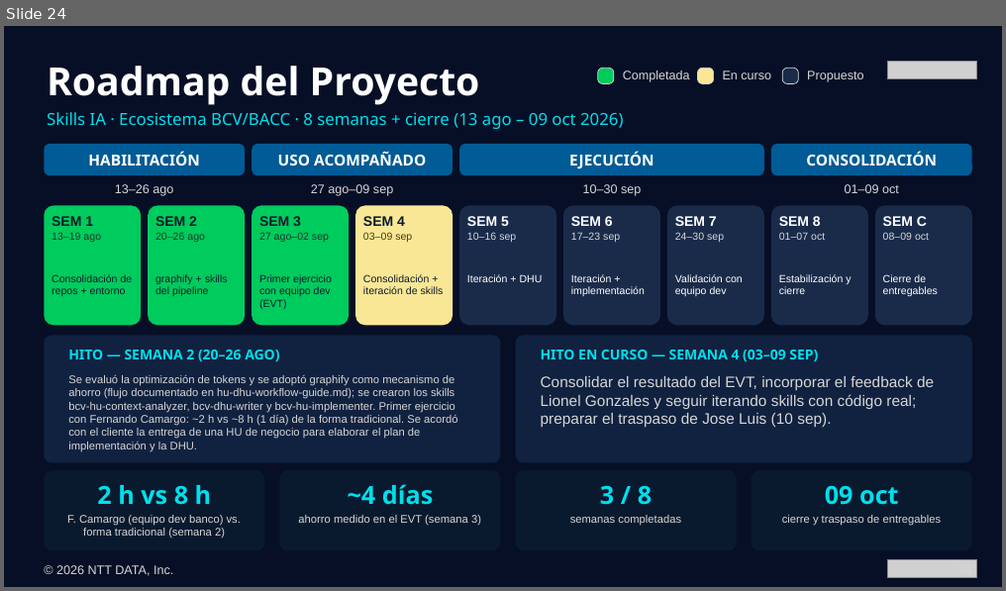
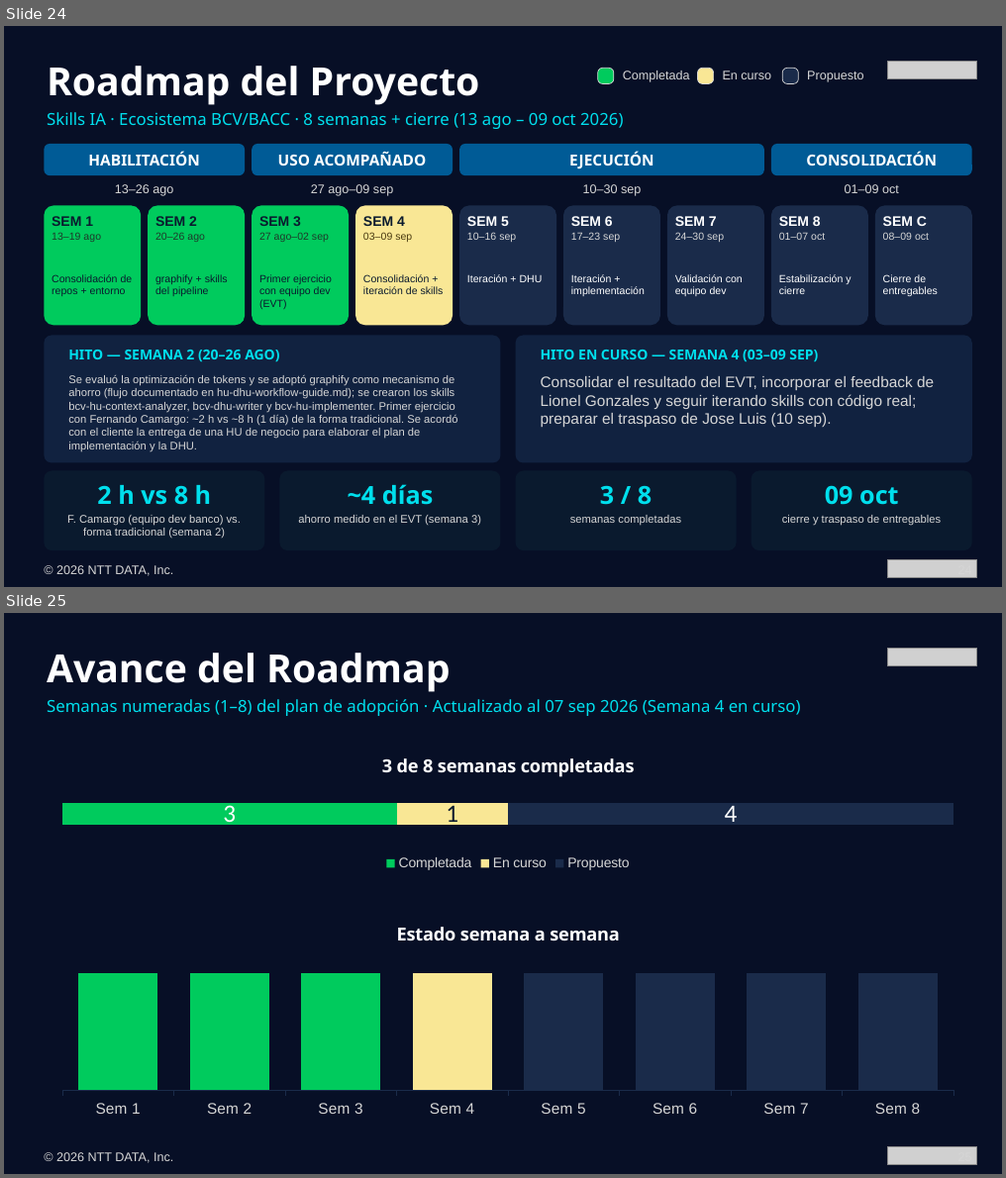
Before and after one commit to Jose-Mejia-NTT/skills-assi-comercial, a slide deck: presentations/presentacion-bcv-skills-ia-ntt-data-roadmap-v2.pptx. Shown one above the other, each under a label of ours: slide 24 before the commit, slides 24 and 25 after it. The pictures are 1006x591 and 1006x1178 pixels, drawn with LibreOffice and Linux fonts; fonts in the diff are those of the drawing; grey boxes stand for pictures. Boxes give left, top, right and bottom in pixels: in the first picture for what was removed or moved away, otherwise in the second. Text is boxed around its words. In the diff, an @@ line names an element or a change of style, - is before the commit and + after.

```diff
--- a/presentations/presentacion-bcv-skills-ia-ntt-data-roadmap-v2.pptx
+++ b/presentations/presentacion-bcv-skills-ia-ntt-data-roadmap-v2.pptx
@@ slide 25 added at [4,613,1002,1174], background #070F26 @@
@@ text added at [47,653,450,692], 28 pt, text #FFFFFF, bold @@
+Avance del Roadmap
@@ picture added at [887,648,977,665] @@
@@ text added at [47,699,801,716], 12 pt, text #00DFED @@
+Semanas numeradas (1–8) del plan de adopción · Actualizado al 07 sep 2026 (Semana 4 en curso)
@@ bar stacked 100% chart added at [44,741,972,875] @@
+title "3 de 8 semanas completadas"
+categories: 1
+Completada: 3
+En curso: 1
+Propuesto: 4
@@ column chart added at [44,907,972,1122] @@
+title "Estado semana a semana"
+categories: Sem 1, Sem 2, Sem 3, Sem 4, Sem 5, Sem 6, Sem 7, Sem 8
+Series 1: 100, 100, 100, 100, 100, 100, 100, 100
@@ picture added at [887,1147,977,1164] @@
@@ text added at [56,1153,173,1163], 9 pt, text #D6D6D6 @@
+© 2026 NTT DATA, Inc.
@@ text added at [958,1151,972,1164], 9 pt, text #D6D6D6 @@
+25
```
Also in this commit, not shown: 8 slides changed, 1 other file.
